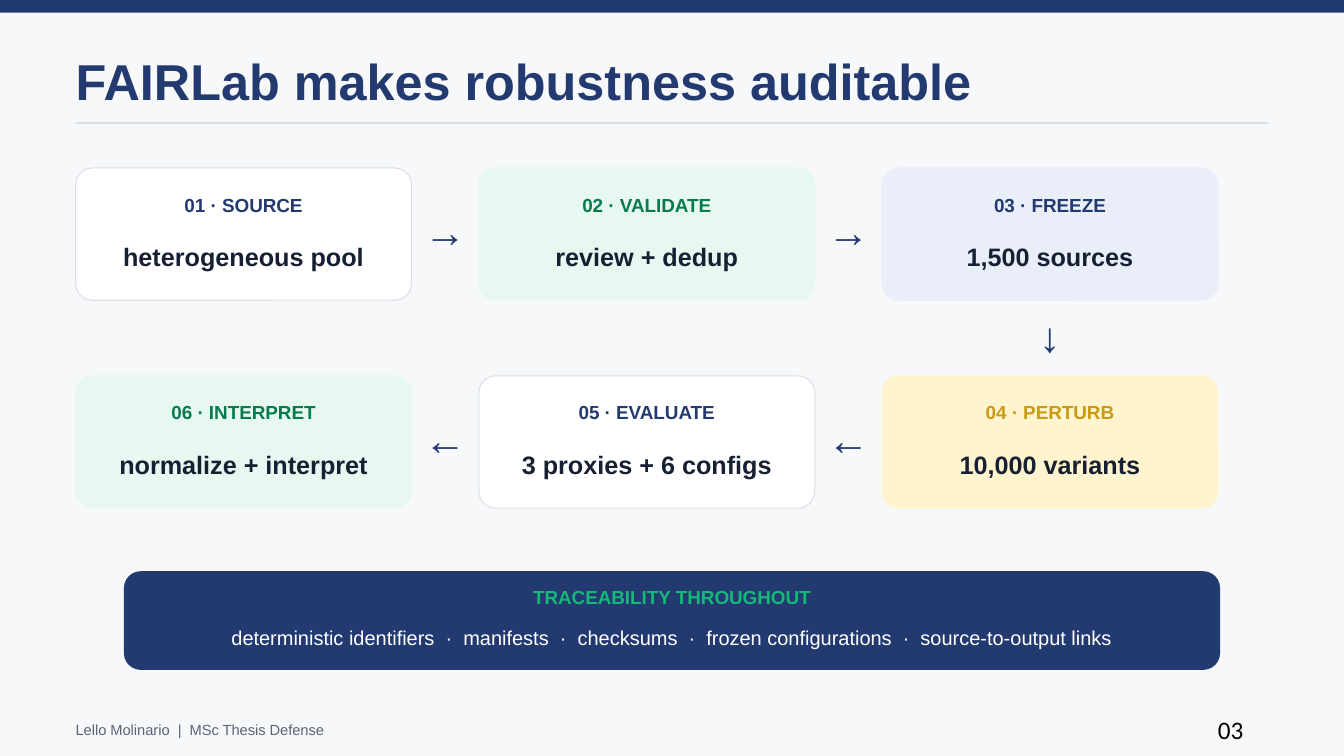
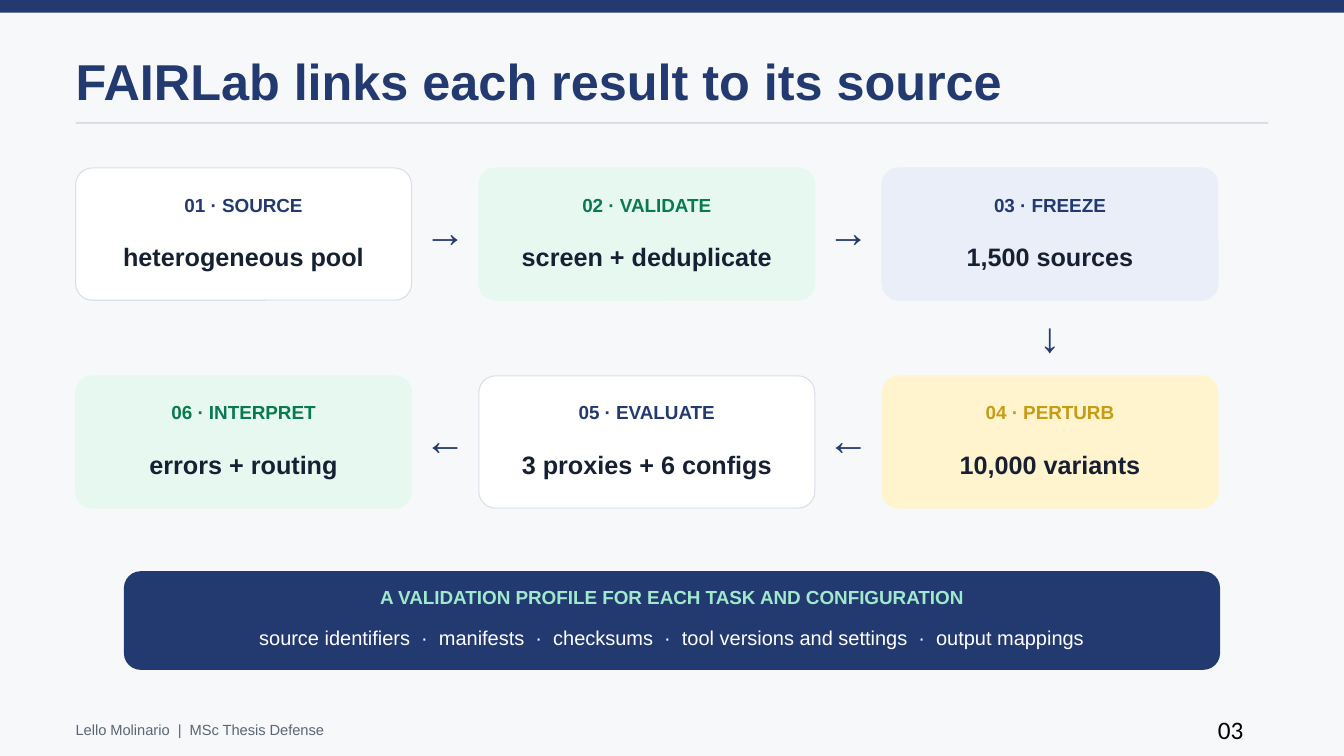
Before and after one commit to lmolinario/Molinario_Thesis_Defense_2026, a slide deck: slide 3 of Molinario_Thesis_Defense_2026.pptx. Drawn at 1344x756 pixels with LibreOffice and Linux fonts; fonts in the diff are those of the drawing. Boxes give left, top, right and bottom in pixels: in the first picture for what was removed or moved away, otherwise in the second. Text is boxed around its words. In the diff, an @@ line names an element or a change of style, - is before the commit and + after.

```diff
--- a/Molinario_Thesis_Defense_2026.pptx
+++ b/Molinario_Thesis_Defense_2026.pptx
@@ text at (76,63,1002,101): text changed @@
-FAIRLab makes robustness auditable
+FAIRLab links each result to its source
@@ text at (522,247,772,272): text changed @@
-review + dedup
+screen + deduplicate
@@ text at (149,455,338,480): text changed @@
-normalize + interpret
+errors + routing
@@ text at (380,591,963,604): text changed; text colour #14B978 to #A1E9CE @@
-TRACEABILITY THROUGHOUT
+A VALIDATION PROFILE FOR EACH TASK AND CONFIGURATION
@@ text at (259,630,1084,649): text changed @@
-deterministic identifiers · manifests · checksums · frozen configurations · source-to-output links
+source identifiers · manifests · checksums · tool versions and settings · output mappings
```
Also in this commit, not shown: 18 other slides changed, 1 slide added, 1 slide removed, 1 other file.
